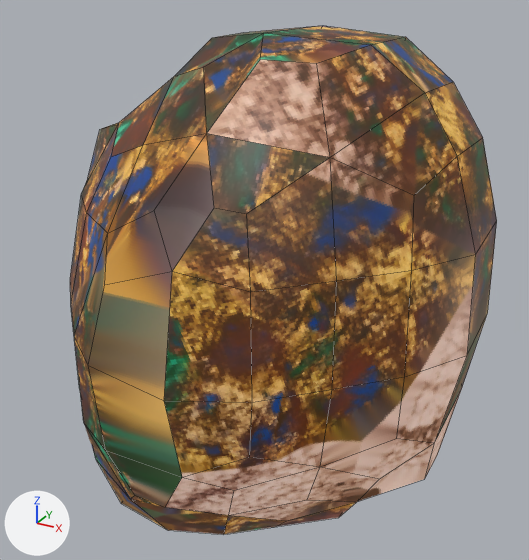
An edit to the Blender file data/dev/models/ore_fragment.blend, drawn before and after from the same camera.
Before and after are seen from a 50 mm lens placed at (0.474, -0.663, 0.587), pointed at (0.109, 0.001, 0.256). Every picture has the same lights, and +X, +Y and +Z are marked at lower left. The older version comes first. Mesh edges are drawn as thin lines.

Names of what the first picture shows: 'rock'.
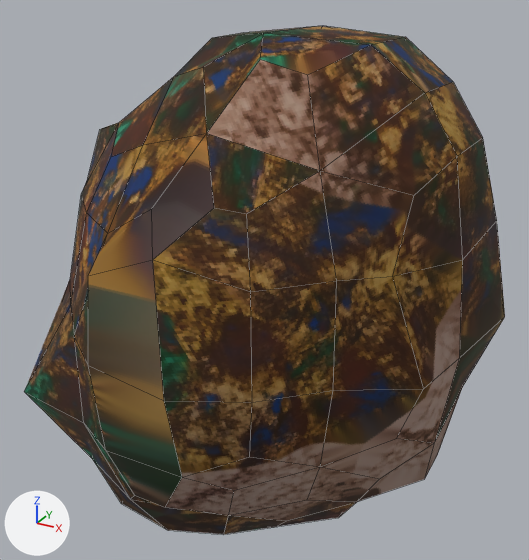
Commit message: tweak ore fragment model, tweak ore particles

What differs and where, as boxes [x1, y1, x2, y2] in the pictures (529 x 560 px; the box of a moved part takes in the faces that stretch with it):
```json
{"object": "rock", "change": "recoloured, reshaped", "before": [70, 26, 497, 534], "after": [24, 26, 505, 534], "on screen": "darker, 13% wider"}
{"part": 1, "of": "me_rock", "change": "moved or reshaped", "before": [71, 33, 497, 529], "after": [24, 33, 505, 529]}
```

Edits to the scene script, one JSON object a line:
```json
{"block": "mat_iridsecentrock3", "where": "n2 = _N.new('ShaderNodeBsdfPrincipled'); n2.name = 'Principled BSDF'"}
{"op": "remove", "block": "mat_iridsecentrock3", "code": "n2.inputs[28].default_value = 1.0  # 'Emission Strength'"}
{"op": "add", "block": "mat_iridsecentrock3", "code": "n2.inputs[2].default_value = 1.0  # 'Roughness'"}
{"block": "mat_iridsecentrock3", "where": "n1 = _N.new('ShaderNodeTexImage'); n1.name = 'Image Texture'"}
{"op": "remove", "block": "mat_iridsecentrock3", "code": "_L.new(n1.outputs[0], n2.inputs[27])  # 'Color' to 'Emission Color'"}
{"block": "me_rock", "where": "# used by ob_rock; location = (0.0, 0.0, 0.0)"}
{"op": "remove", "block": "me_rock", "code": "me_rock.from_pydata(...)  # 140 vertices, 138 faces; spans x -0.119..0.351, y -0.248..0.237, z -0.07..0.526"}
{"op": "add", "block": "me_rock", "code": "me_rock.from_pydata(...)  # 140 vertices, 138 faces; spans x -0.12..0.366, y -0.248..0.237, z -0.07..0.526"}
{"block": "me_rock", "change": "me_rock part 1: 25 of 140 vertices moved; they spanned x -0.094..0.351, y -0.222..0.21, z 0.05..0.511 and now span x -0.12..0.366, y -0.238..0.195, z 0.051..0.502; mean shift (-0.003, -0.008, 0.0); largest move (-0.044, -0.148, 0.15) -> (-0.081, -0.194, 0.158)"}
{"block": "me_rock", "change": "other edits to the shape of me_rock do not show in these pictures"}
```
